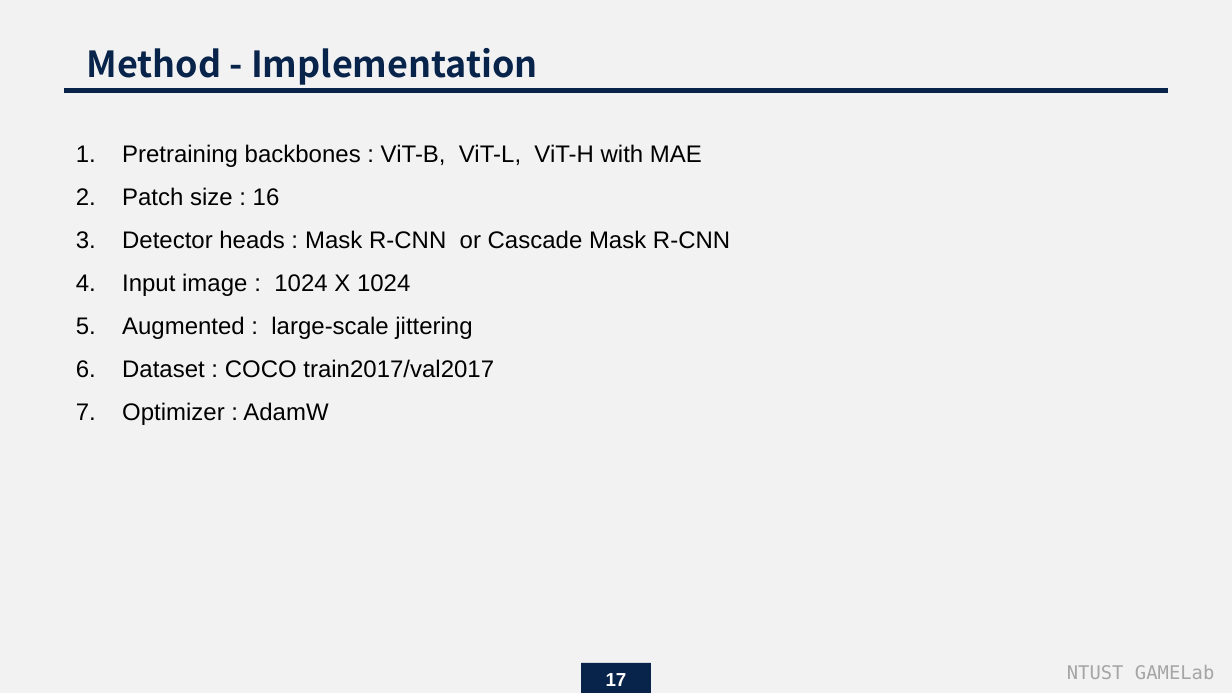
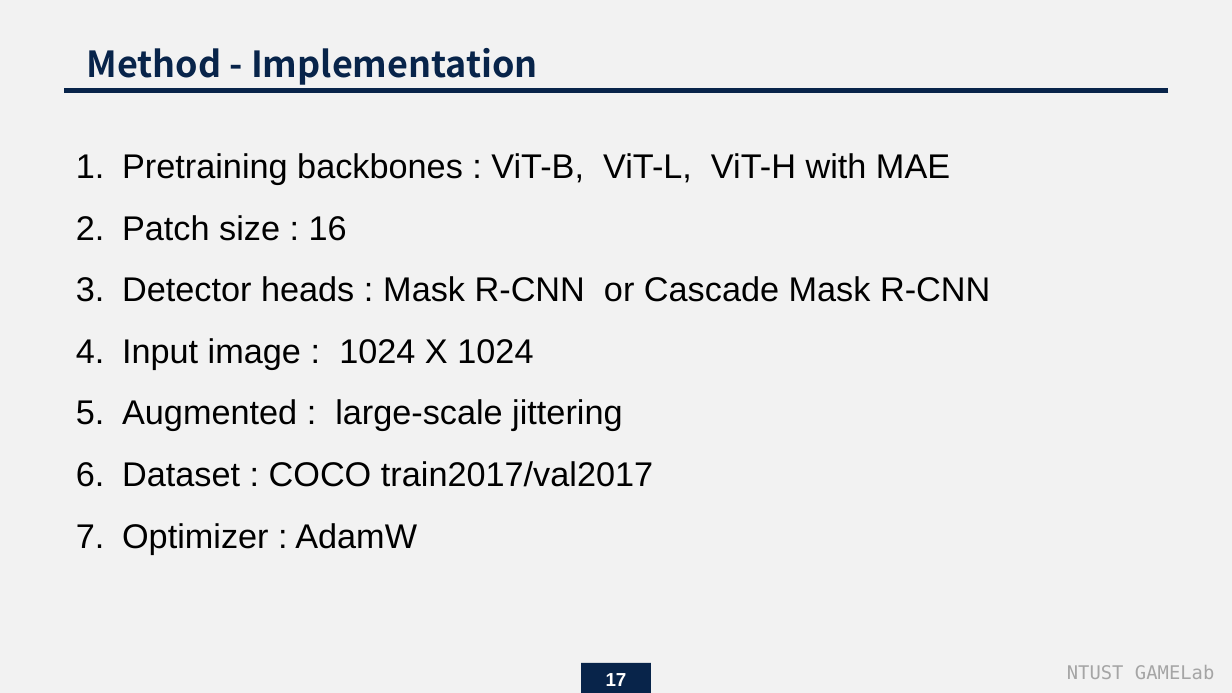
Before and after one commit to endman100/paper-, a slide deck: slide 17 of Exploring Plain Vision Transformer Backbones for Object Detection_M11015039.pptx. Drawn at 1232x693 pixels with LibreOffice and Linux fonts; fonts in the diff are those of the drawing. Boxes give left, top, right and bottom in pixels: in the first picture for what was removed or moved away, otherwise in the second. Text is boxed around its words. In the diff, an @@ line names an element or a change of style, - is before the commit and + after.

```diff
--- a/Exploring Plain Vision Transformer Backbones for Object Detection_M11015039.pptx
+++ b/Exploring Plain Vision Transformer Backbones for Object Detection_M11015039.pptx
@@ text "Pretraining backbones : ViT-B, ViT-L, ..." at <box>122,153,990,554</box>: size 14 to 20 pt @@
```
Also in this commit, not shown: 8 other slides changed, 1 slide added, 1 slide removed.
